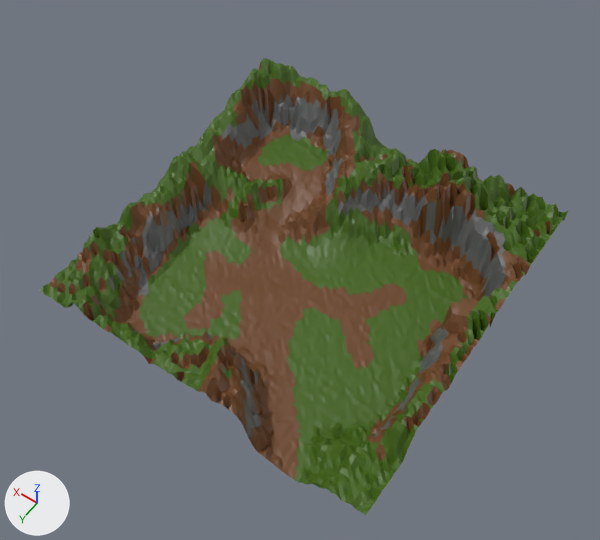
Before and after pictures for a commit that changed the FBX model 3D/Map/Terrain.fbx.
Both versions are drawn from a 50 mm camera at (-7.89, 11.51, 17.61) aimed at (-0.11, 0.62, 0.51). The lights are fixed; the arrows at lower left show +X, +Y and +Z.
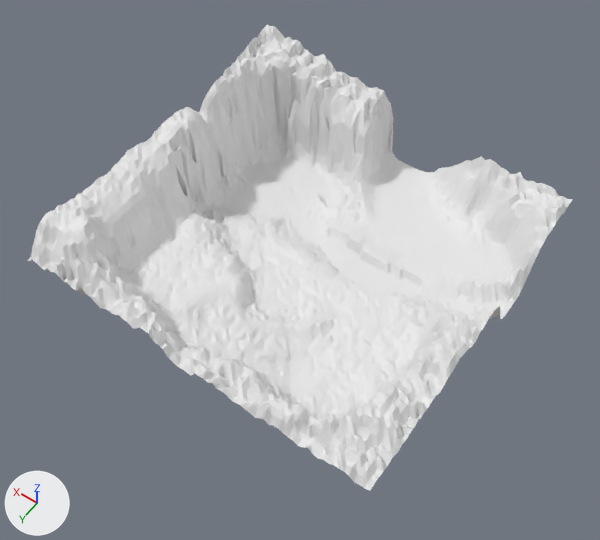
Where the change shows, as pixel boxes [x1, y1, x2, y2] in the pictures (600 x 540 px; the box of a moved part takes in the faces that stretch with it):
'Plane', reshaped, rescaled
    before: [40, 58, 568, 515]
    after: [28, 25, 573, 491]
part 1 of me_plane, moved or reshaped
    before: [109, 68, 568, 515]
    after: [92, 46, 573, 491]
part 2 of me_plane, recoloured (brown to white)
    before: [50, 62, 550, 479]
    after: [34, 25, 556, 440]
part 3 of me_plane, recoloured (green to white)
    before: [40, 58, 563, 512]
    after: [28, 33, 567, 488]
part 4 of me_plane, recoloured (grey to white)
    before: [109, 95, 506, 438]
    after: [93, 57, 501, 405]

The change in detail:
me_plane is used by ob_plane; location (0.0, 0.0, 0.0).
me_plane had 6084 vertices, 11858 faces and spanned x -5.0..5.0, y -5.05..5.0, z -0.74..1.73.
me_plane now has 6084 vertices, 11858 faces and spans x -1.0..1.0, y -1.05..1.0, z -0.09..0.56.
me_plane part 1: 6084 of 6084 vertices moved; they spanned x -5.0..5.0, y -5.05..5.0, z -0.74..1.73 and now span x -1.0..1.0, y -1.05..1.0, z -0.09..0.56; mean shift (0.0, 0.0, 0.14); largest move (5.0, -5.0, 1.12) -> (0.99, -0.97, 0.55).
me_plane part 2: 4179 faces spanning x -1.0..1.0, y -1.0..1.0, z -0.09..0.56 switch from mat_sol (brown #6d4422) to no material.
me_plane part 3: 5860 faces spanning x -1.0..1.0, y -1.05..1.0, z -0.09..0.55 switch from mat_herbe (dark green #42640e) to no material.
me_plane part 4: 909 faces spanning x -0.95..0.91, y -0.94..0.97, z -0.08..0.51 switch from mat_falaise (dark grey #626464) to no material.
Object 'Plane' (ob_plane) is rescaled from (1.0, 1.0, 1.0) to (5.0, 5.0, 5.0).
